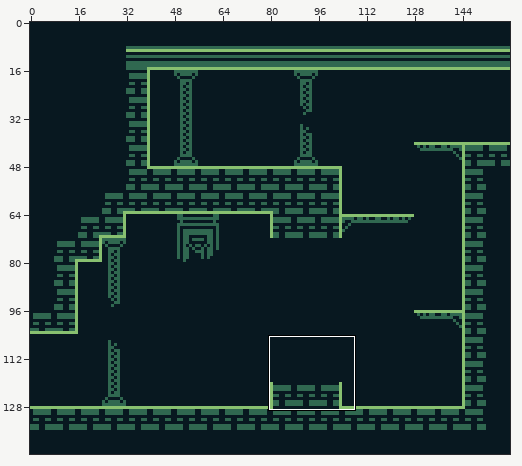
Two versions of one sprite sheet, Wizard_ProjectFile/assets/backgrounds/LevelA_1-6.png. Above, an overview of the earlier version with the close-up marked.
Close-up. As it was:
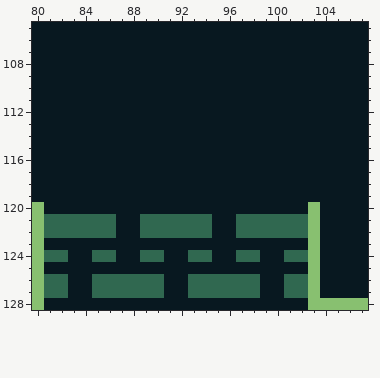
The file is 160x144 pixels. Shown: x 80..107, y 105..128.
The result:
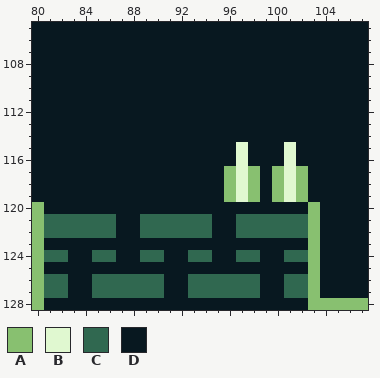
Palette (. is transparent): A #88c070  B #e0f8d0  C #306850  D #081820
Diff:
y 115..116: x 97 D -> B; x 101 D -> B
y 117..119: x 96..98 DDD -> ABA; x 100..102 DDD -> ABA
Boxes around the changes in both close-ups, in picture pixels (x1, y1, x2, y2):
changed: (224, 142, 308, 202)
